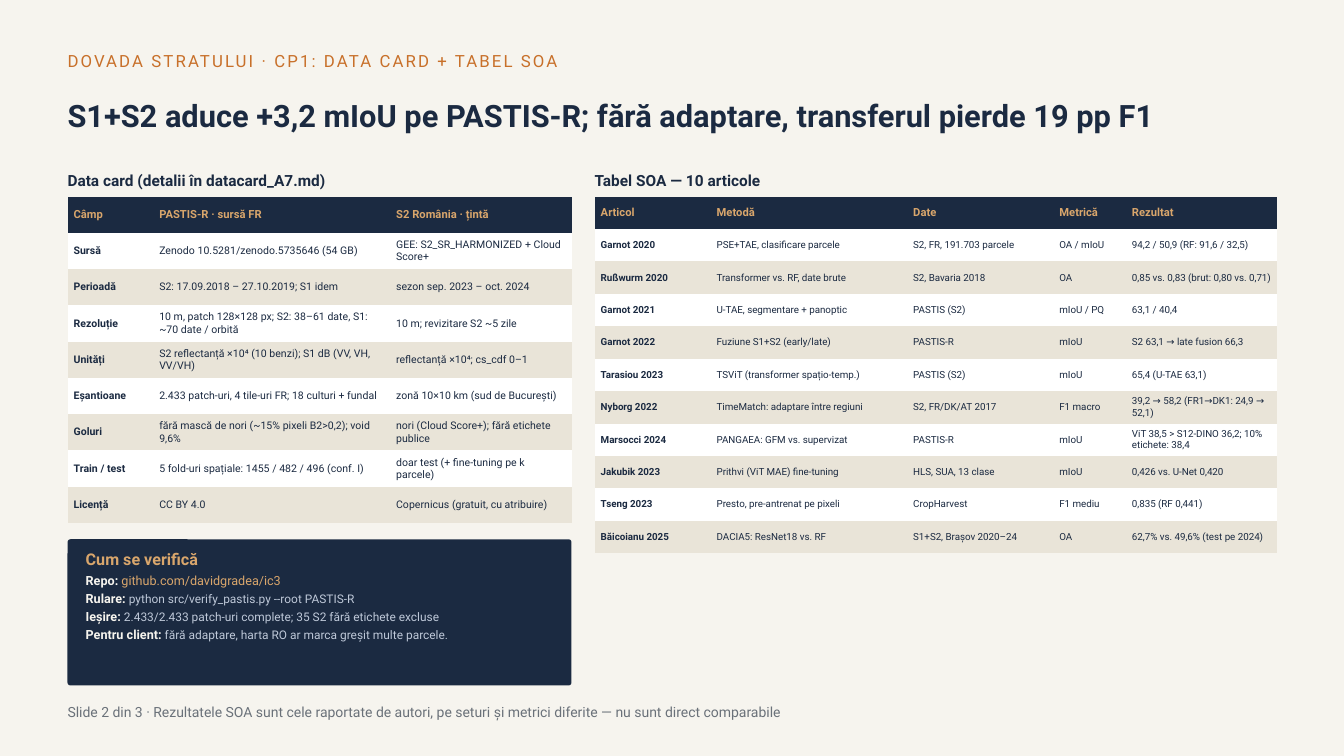
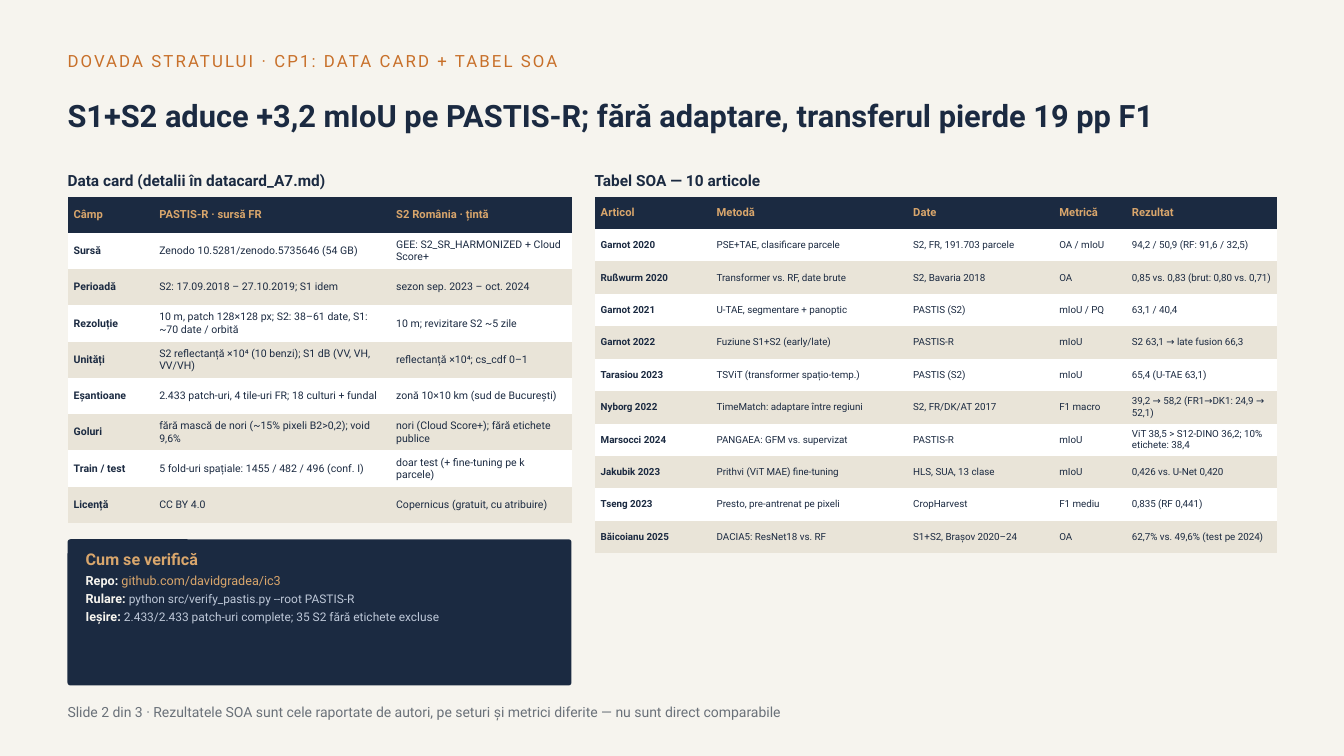
Before and after one commit to davidgradea/ic3, a slide deck: slide 2 of CP1_A7.pptx. Drawn at 1344x756 pixels with LibreOffice and Linux fonts; fonts in the diff are those of the drawing. Boxes give left, top, right and bottom in pixels: in the first picture for what was removed or moved away, otherwise in the second. Text is boxed around its words. In the diff, an @@ line names an element or a change of style, - is before the commit and + after.

```diff
--- a/CP1_A7.pptx
+++ b/CP1_A7.pptx
@@ text at <box>86,629,448,642</box>: paragraph removed @@
-Pentru client: fără adaptare, harta RO ar marca greșit multe parcele.
```
Also in this commit, not shown: 1 other slide changed, 4 other files.
